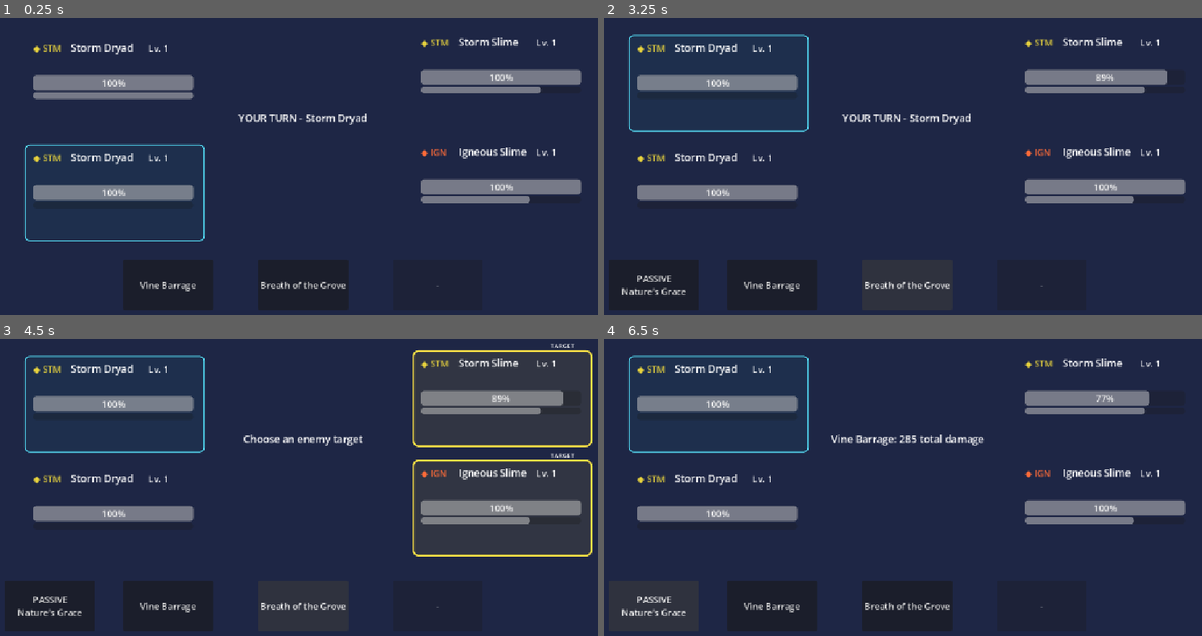
Above: before the commit, frames 1-4 (two rows, left to right).
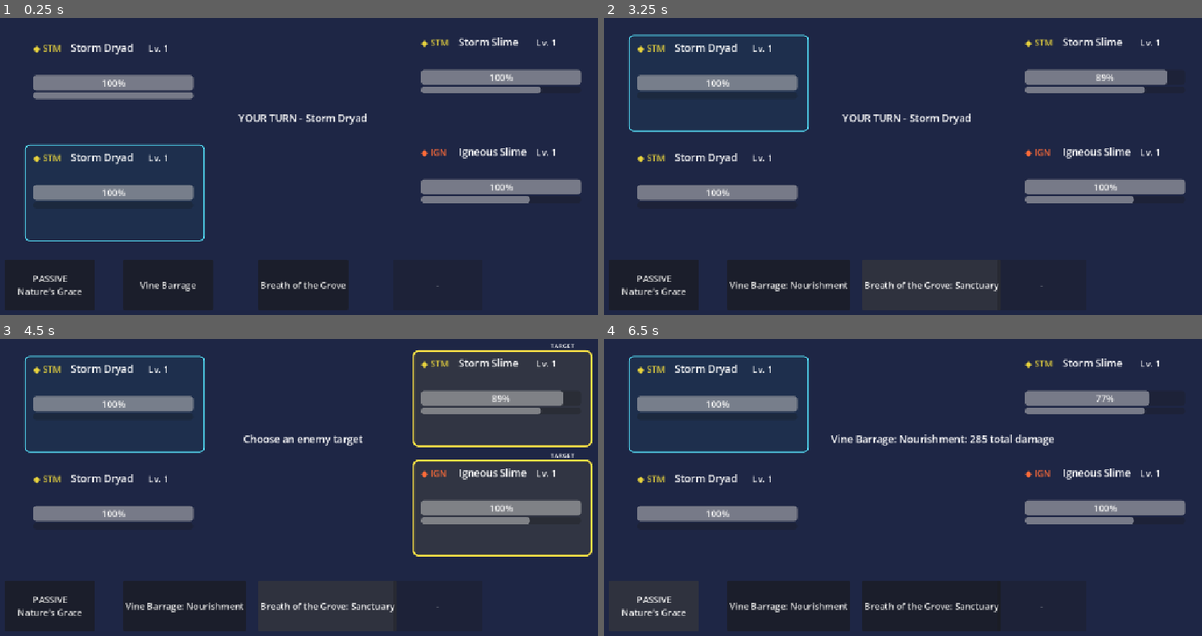
Above: after the commit, the same moments.

Repository: Akharyuu/monster-rpg
Game: Godot game, scene res://scenes/battle/battle_screen.tscn
Two runs of this game, one before a commit and one after it. Both use one fixed random seed, a clock stepped at 60 frames per second and the inputs below.
Inputs (mouse positions are in pixels of both pictures, inside the frame that each line leads up to):
- Up to frame 1 (0.25 s): no input
- Up to frame 2 (3.25 s): click "Vine Barrage" at 0.5 s; click (1106, 77) at 1.27 s; click (651, 285) at 2 s, where only the run after the commit has a clickable "PASSIVE Nature's Grace"; click "Breath of the Grove" at 2.75 s
- Up to frame 3 (4.5 s): click "Vine Barrage" (after the commit: "Vine Barrage: Nourishment") at 3.5 s; click "Breath of the Grove" (after the commit: "Breath of the Grove: Sanctuary") at 4.25 s
- Up to frame 4 (6.5 s): click (1106, 398) at 5.02 s; click "PASSIVE Nature's Grace" at 5.75 s

The runs differ from the first frame. In frame 1, 2.4% of the frame differs, in the area x 0-16%, y 81-99%; in frame 2, 1.3%; in frame 3, 1.3%; in frame 4, 2.9%, in the area x 20-76%, y 32-99%.

Commit message:
Compare Storm Dryad R1 and R3

Diff:
--- a/godot/scenes/battle/battle_screen.gd
+++ b/godot/scenes/battle/battle_screen.gd
@@ -41,11 +41,11 @@
     allies = [
         PrototypeFactoryScript.create_level_one_monster(
             "dryad_storm",
-            0
+            1
         ),
         PrototypeFactoryScript.create_level_one_monster(
             "dryad_storm",
-            1
+            3
         )
     ]
 
